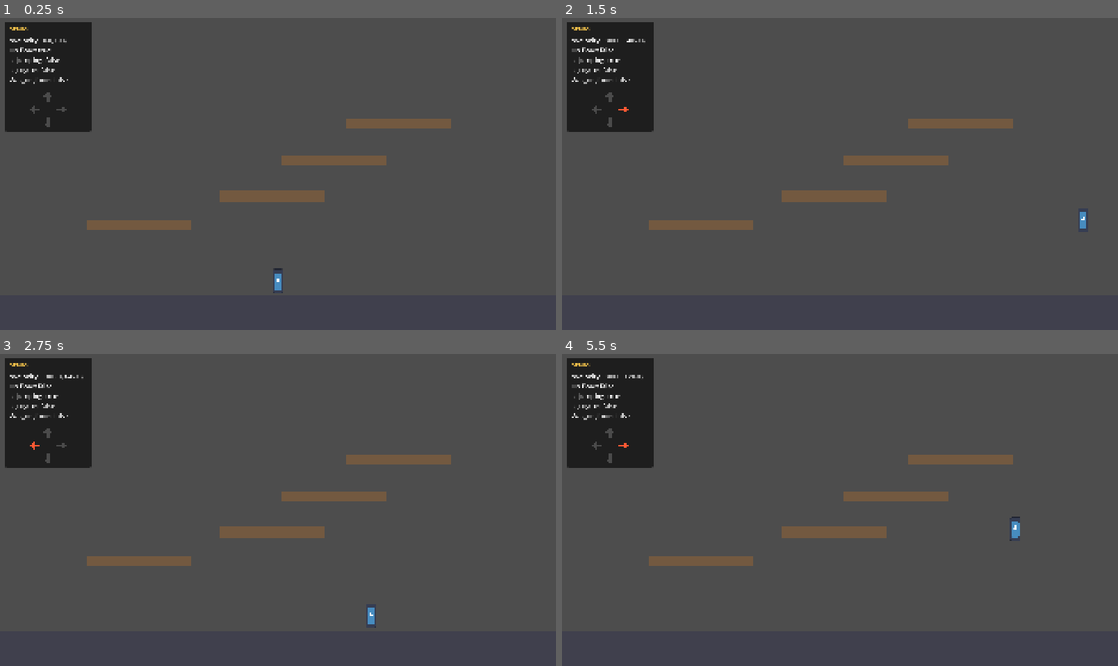
Above: before the commit, frames 1-4 (two rows, left to right).
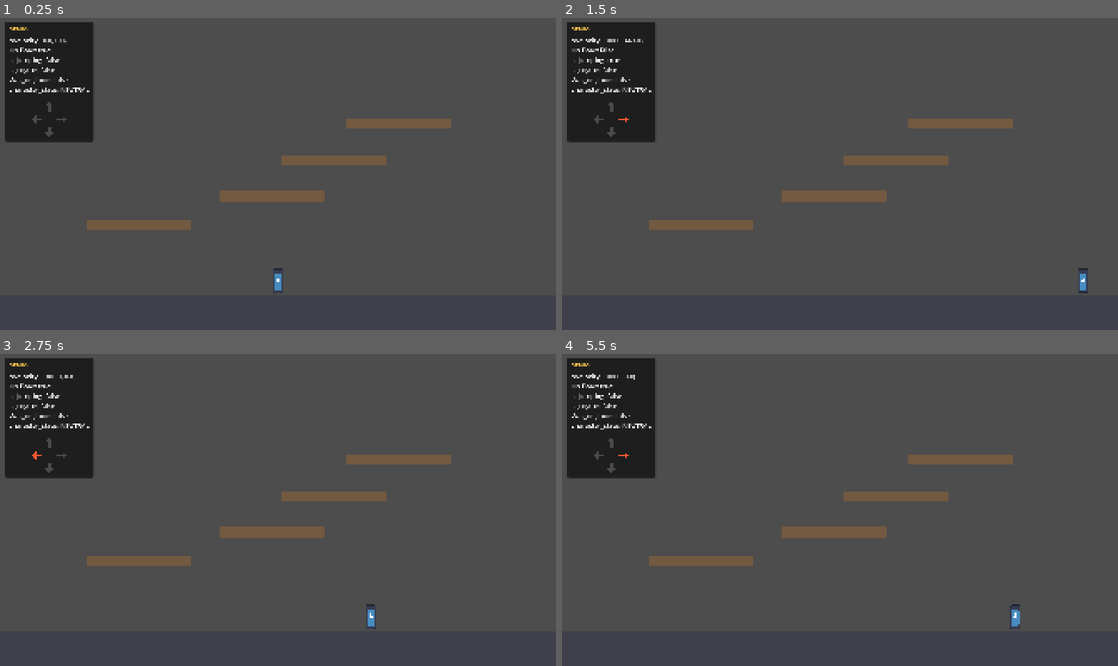
Above: after the commit, the same moments.

Repository: yunis974/The-Boys-Fighting-Game
Game: Godot game, scene res://scenes/main.tscn
The game is run twice, just before and just after one commit, with the same random seed, the same clock (stepped at 60 frames per second) and the same inputs. The engine's default icon, where the game draws it, is replaced by a stand-in: a white triangle on a blue panel in a dark square.
Inputs:
- Up to frame 1 (0.25 s): no input
- Up to frame 2 (1.5 s): tap Enter at 0.5 s; hold D (right) from 0.53 s (still down); tap Space (jump) at 0.6, 0.77, 1.07, 1.35 s
- Up to frame 3 (2.75 s): tap Space (jump) at 1.52, 1.82, 2.1 s; release D (right) at 2.03 s; hold A (left) from 2.03 s (still down)
- Up to frame 4 (5.5 s): release A (left) at 2.78 s; hold D (right) 2.78-4.28 s; tap Space (jump) at 2.85, 3.02, 3.32, 3.6, 3.77, 4.07, 4.35, 4.52, 4.82, 5.1 s; hold A (left) 4.28-5.03 s; hold D (right) from 5.03 s (still down)

The runs differ from the first frame. In frame 1, 0.9% of the frame differs, in the area x 0-17%, y 1-40%; in frame 2, 1.0%; in frame 3, 1.0%; in frame 4, 1.1%, in the area x 0-83%, y 1-89%.

Commit message:
some changes

Diff:
--- a/scripts/debug_menu.gd
+++ b/scripts/debug_menu.gd
@@ -13,12 +13,13 @@
 
 func _process(_delta: float) -> void:
 	var dir = player.input_dir
-	info.text = "nVelocity: %s\nOn floor: %s\nis_jumping: %s\nis_coyote: %s\nWas_on_floor: %s" % [
+	info.text = "nVelocity: %s\nOn floor: %s\nis_jumping: %s\nis_coyote: %s\nWas_on_floor: %s\ncharacter_state: %s" % [
 		player.velocity.round(),
 		player.on_floor,
 		player.is_jumping,
 		player.is_in_coyote,
 		player.was_on_floor,
+		player.CharacterState.find_key(player.character_state),
 	]
 	up.active = dir.up
 	down.active = dir.down
--- a/scripts/player.gd
+++ b/scripts/player.gd
@@ -105,6 +105,10 @@
 		is_in_coyote = false
 		coyote_tim.stop()
 
+	if Input.is_action_just_released("jump") && is_jumping && velocity.y < 0:
+		velocity.y *= data.jump_cut_multiplier
+
+
 	if !on_floor:
 		velocity.y += data.gravity
 		if can_coyote && !is_jumping:
